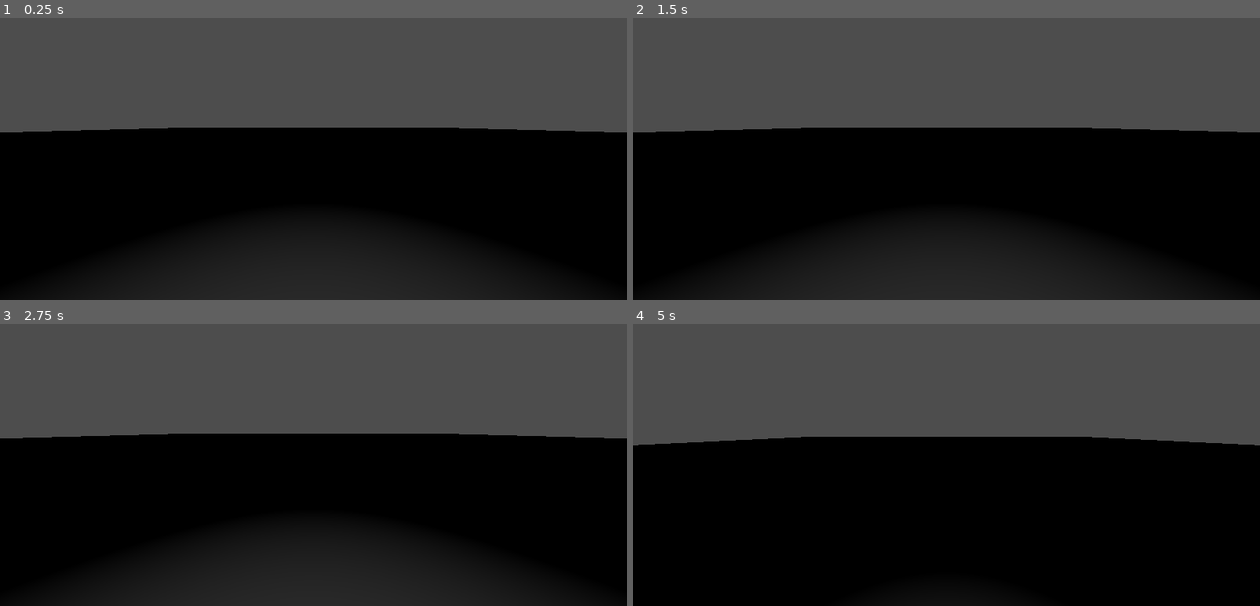
Above: before the commit, frames 1-4 (two rows, left to right).
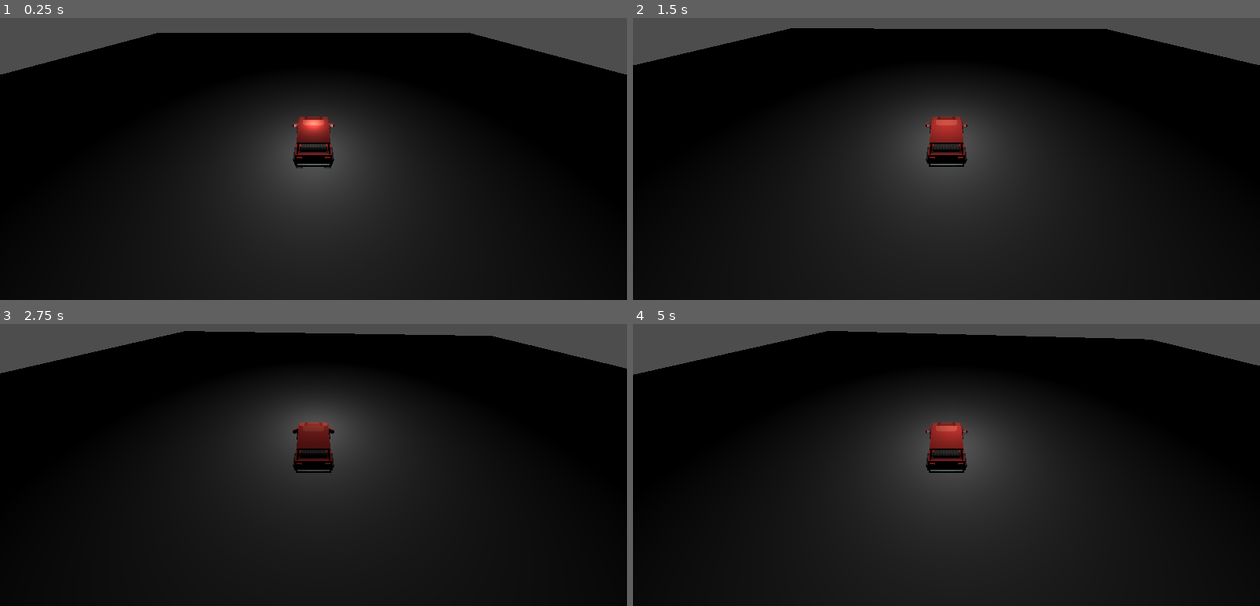
Above: after the commit, the same moments.

Repository: Calverin/Radio-Rideshare
Game: Godot game, scene res://Scenes/root.tscn
Same seed, same stepped clock (60 frames per second), same inputs: the game is played once before the commit and once after it.
Inputs:
- Up to frame 1 (0.25 s): no input
- Up to frame 2 (1.5 s): tap Enter (ui_accept) at 0.5, 0.77 s; hold D (steer_right, bound only after the commit) 0.53-1.28 s; hold Shift (reverse, bound only after the commit) from 1.28 s (still down)
- Up to frame 3 (2.75 s): tap Enter (ui_accept) at 1.52 s; release Shift (reverse, bound only after the commit) at 2.03 s; hold D (steer_right, bound only after the commit) from 2.03 s (still down)
- Up to frame 4 (5 s): release D (steer_right, bound only after the commit) at 2.78 s; hold W (accelerate, bound only after the commit) 2.78-3.53 s; tap Enter (ui_accept) at 3.02, 3.77, 4.52 s; hold A (steer_left, bound only after the commit) from 3.53 s (still down)

The runs differ from the first frame. In frame 1, 43% of the frame differs, in the area x 0-100%, y 5-75%; in frame 2, 46%; in frame 3, 42%; in frame 4, 56%, in the area x 0-100%, y 2-99%.

Commit message:
Basic Car
Model by Wackyblocks

Diff:
--- /dev/null
+++ b/Scenes/car.tscn
@@ -0,0 +1,44 @@
+[gd_scene load_steps=5 format=3 uid="uid://c1klncb1e6jt8"]
+
+[ext_resource type="PackedScene" uid="uid://1kpirt3v7k8g" path="res://Assets/Car/car_mini.gltf" id="1_aaytl"]
+[ext_resource type="Script" path="res://Scripts/car.gd" id="1_oamc2"]
+[ext_resource type="PackedScene" uid="uid://dy5gwgs8wnr7o" path="res://Scenes/car_wheel.tscn" id="2_igjln"]
+
+[sub_resource type="BoxShape3D" id="BoxShape3D_0wcon"]
+size = Vector3(2.4, 1.9, 4.5)
+
+[node name="Car" type="VehicleBody3D"]
+center_of_mass_mode = 1
+center_of_mass = Vector3(0, -1, 0)
+can_sleep = false
+continuous_cd = true
+script = ExtResource("1_oamc2")
+
+[node name="CollisionShape3D" type="CollisionShape3D" parent="."]
+transform = Transform3D(1, 0, 0, 0, 1, 0, 0, 0, 1, 0, 1.449, 0.0500001)
+shape = SubResource("BoxShape3D_0wcon")
+
+[node name="Model" parent="." instance=ExtResource("1_aaytl")]
+
+[node name="Wheel" parent="." instance=ExtResource("2_igjln")]
+transform = Transform3D(-1, 0, -8.74228e-08, 0, 1, 0, 8.74228e-08, 0, -1, -1, 0.4, -1.375)
+use_as_traction = true
+use_as_steering = true
+
+[node name="Wheel2" parent="." instance=ExtResource("2_igjln")]
+transform = Transform3D(-1, 0, -8.74228e-08, 0, 1, 0, 8.74228e-08, 0, -1, 1, 0.4, -1.375)
+use_as_traction = true
+use_as_steering = true
+
+[node name="Wheel3" parent="." instance=ExtResource("2_igjln")]
+transform = Transform3D(-1, 0, -8.74228e-08, 0, 1, 0, 8.74228e-08, 0, -1, -1, 0.4, 1.5)
+use_as_traction = true
+
+[node name="Wheel4" parent="." instance=ExtResource("2_igjln")]
+transform = Transform3D(-1, 0, -8.74228e-08, 0, 1, 0, 8.74228e-08, 0, -1, 1, 0.4, 1.5)
+use_as_traction = true
+
+[node name="Camera3D" type="Camera3D" parent="."]
+transform = Transform3D(1, 0, 0, 0, 0.77188, 0.635768, 0, -0.635768, 0.77188, 0, 9.62921, 8.83538)
+current = true
+fov = 95.0
--- /dev/null
+++ b/Scenes/car_wheel.tscn
@@ -0,0 +1,8 @@
+[gd_scene load_steps=2 format=3 uid="uid://dy5gwgs8wnr7o"]
+
+[ext_resource type="PackedScene" uid="uid://dxdjj04nuiv6f" path="res://Assets/Car/car_tire.gltf" id="1_77v5j"]
+
+[node name="Wheel" type="VehicleWheel3D"]
+transform = Transform3D(-1, 0, -8.74228e-08, 0, 1, 0, 8.74228e-08, 0, -1, 0, 0, 0)
+
+[node name="Model" parent="." instance=ExtResource("1_77v5j")]
--- a/Scenes/root.tscn
+++ b/Scenes/root.tscn
@@ -1,6 +1,7 @@
-[gd_scene load_steps=4 format=3 uid="uid://bp3hb20j374vw"]
+[gd_scene load_steps=5 format=3 uid="uid://bp3hb20j374vw"]
 
-[ext_resource type="PackedScene" uid="uid://dphiyx3qmtajw" path="res://Scenes/player.tscn" id="1_ley1m"]
+[ext_resource type="PackedScene" uid="uid://c1klncb1e6jt8" path="res://Scenes/car.tscn" id="2_f441o"]
+[ext_resource type="Script" path="res://Scripts/ground.gd" id="2_kosd8"]
 
 [sub_resource type="BoxShape3D" id="BoxShape3D_tn7p2"]
 size = Vector3(100, 0.1, 100)
@@ -18,10 +19,14 @@
 
 [node name="World" type="Node3D" parent="."]
 
-[node name="Player" parent="World" instance=ExtResource("1_ley1m")]
-transform = Transform3D(1, 0, 0, 0, 1, 0, 0, 0, 1, 0, 1.14562, 0)
-
 [node name="Ground" type="StaticBody3D" parent="World"]
+axis_lock_linear_x = true
+axis_lock_linear_y = true
+axis_lock_linear_z = true
+axis_lock_angular_x = true
+axis_lock_angular_y = true
+axis_lock_angular_z = true
+script = ExtResource("2_kosd8")
 
 [node name="CollisionShape3D" type="CollisionShape3D" parent="World/Ground"]
 shape = SubResource("BoxShape3D_tn7p2")
@@ -31,3 +36,7 @@
 
 [node name="OmniLight3D" type="OmniLight3D" parent="World"]
 transform = Transform3D(1, 0, 0, 0, 1, 0, 0, 0, 1, 0, 3.46932, 0)
+omni_range = 24.755
+
+[node name="Car" parent="World" instance=ExtResource("2_f441o")]
+transform = Transform3D(1, 0, 0, 0, 1, 0, 0, 0, 1, 0, 1, 0)
--- /dev/null
+++ b/Scripts/car.gd
@@ -0,0 +1,50 @@
+extends VehicleBody3D
+
+const STEER_SPEED = 1.5
+const STEER_LIMIT = 0.4
+const BRAKE_STRENGTH = 2.0
+
+@export var engine_force_value := 40.0
+
+var previous_speed := linear_velocity.length()
+var _steer_target := 0.0
+
+func _physics_process(delta: float):
+	var fwd_mps := (linear_velocity * transform.basis).x
+
+	_steer_target = Input.get_axis("steer_right", "steer_left")
+	_steer_target *= STEER_LIMIT
+
+	if abs(linear_velocity.length() - previous_speed) > 1.0:
+		Input.vibrate_handheld(100)
+		for joypad in Input.get_connected_joypads():
+			Input.start_joy_vibration(joypad, 0.0, 0.5, 0.1)
+
+	if Input.is_action_pressed("accelerate"):
+		# Increase engine force at low speeds to make the initial acceleration faster.
+		var speed := linear_velocity.length()
+		if speed < 5.0 and not is_zero_approx(speed):
+			engine_force = clampf(engine_force_value * 5.0 / speed, 0.0, 100.0)
+		else:
+			engine_force = engine_force_value
+
+		#if not DisplayServer.is_touchscreen_available():
+			# Apply analog throttle factor for more subtle acceleration if not fully holding down the trigger.
+			#engine_force *= Input.get_action_strength("accelerate")
+	else:
+		engine_force = 0.0
+
+	if Input.is_action_pressed("reverse"):
+		# Increase engine force at low speeds to make the initial reversing faster.
+		var speed := linear_velocity.length()
+		if speed < 5.0 and not is_zero_approx(speed):
+			engine_force = -clampf(engine_force_value * BRAKE_STRENGTH * 5.0 / speed, 0.0, 100.0)
+		else:
+			engine_force = -engine_force_value * BRAKE_STRENGTH
+
+		# Apply analog brake factor for more subtle braking if not fully holding down the trigger.
+		engine_force *= Input.get_action_strength("reverse")
+
+	steering = move_toward(steering, _steer_target, STEER_SPEED * delta)
+
+	previous_speed = linear_velocity.length()
--- /dev/null
+++ b/Scripts/ground.gd
@@ -0,0 +1,16 @@
+extends StaticBody3D
+
+
+# Called when the node enters the scene tree for the first time.
+func _ready() -> void:
+	pass # Replace with function body.
+
+
+# Called every frame. 'delta' is the elapsed time since the previous frame.
+func _process(delta: float) -> void:
+	pass
+
+func _physics_process(delta: float) -> void:
+	var collision = move_and_collide(Vector3.ZERO)
+	if collision:
+		print(collision.get_collider().name)
--- a/project.godot
+++ b/project.godot
@@ -18,3 +18,32 @@
 [dotnet]
 
 project/assembly_name="Radio-Rideshare"
+
+[input]
+
+steer_right={
+"deadzone": 0.5,
+"events": [Object(InputEventKey,"resource_local_to_scene":false,"resource_name":"","device":-1,"window_id":0,"alt_pressed":false,"shift_pressed":false,"ctrl_pressed":false,"meta_pressed":false,"pressed":false,"keycode":0,"physical_keycode":68,"key_label":0,"unicode":100,"location":0,"echo":false,"script":null)
+, Object(InputEventKey,"resource_local_to_scene":false,"resource_name":"","device":-1,"window_id":0,"alt_pressed":false,"shift_pressed":false,"ctrl_pressed":false,"meta_pressed":false,"pressed":false,"keycode":0,"physical_keycode":4194321,"key_label":0,"unicode":0,"location":0,"echo":false,"script":null)
+]
+}
+steer_left={
+"deadzone": 0.5,
+"events": [Object(InputEventKey,"resource_local_to_scene":false,"resource_name":"","device":-1,"window_id":0,"alt_pressed":false,"shift_pressed":false,"ctrl_pressed":false,"meta_pressed":false,"pressed":false,"keycode":0,"physical_keycode":65,"key_label":0,"unicode":97,"location":0,"echo":false,"script":null)
+, Object(InputEventKey,"resource_local_to_scene":false,"resource_name":"","device":-1,"window_id":0,"alt_pressed":false,"shift_pressed":false,"ctrl_pressed":false,"meta_pressed":false,"pressed":false,"keycode":0,"physical_keycode":4194319,"key_label":0,"unicode":0,"location":0,"echo":false,"script":null)
+]
+}
+accelerate={
+"deadzone": 0.5,
+"events": [Object(InputEventKey,"resource_local_to_scene":false,"resource_name":"","device":-1,"window_id":0,"alt_pressed":false,"shift_pressed":false,"ctrl_pressed":false,"meta_pressed":false,"pressed":false,"keycode":0,"physical_keycode":87,"key_label":0,"unicode":119,"location":0,"echo":false,"script":null)
+, Object(InputEventKey,"resource_local_to_scene":false,"resource_name":"","device":-1,"window_id":0,"alt_pressed":false,"shift_pressed":false,"ctrl_pressed":false,"meta_pressed":false,"pressed":false,"keycode":0,"physical_keycode":4194320,"key_label":0,"unicode":0,"location":0,"echo":false,"script":null)
+, Object(InputEventKey,"resource_local_to_scene":false,"resource_name":"","device":-1,"window_id":0,"alt_pressed":false,"shift_pressed":false,"ctrl_pressed":false,"meta_pressed":false,"pressed":false,"keycode":0,"physical_keycode":32,"key_label":0,"unicode":32,"location":0,"echo":false,"script":null)
+]
+}
+reverse={
+"deadzone": 0.5,
+"events": [Object(InputEventKey,"resource_local_to_scene":false,"resource_name":"","device":-1,"window_id":0,"alt_pressed":false,"shift_pressed":false,"ctrl_pressed":false,"meta_pressed":false,"pressed":false,"keycode":0,"physical_keycode":4194325,"key_label":0,"unicode":0,"location":0,"echo":false,"script":null)
+, Object(InputEventKey,"resource_local_to_scene":false,"resource_name":"","device":-1,"window_id":0,"alt_pressed":false,"shift_pressed":false,"ctrl_pressed":false,"meta_pressed":false,"pressed":false,"keycode":0,"physical_keycode":83,"key_label":0,"unicode":115,"location":0,"echo":false,"script":null)
+, Object(InputEventKey,"resource_local_to_scene":false,"resource_name":"","device":-1,"window_id":0,"alt_pressed":false,"shift_pressed":false,"ctrl_pressed":false,"meta_pressed":false,"pressed":false,"keycode":0,"physical_keycode":4194322,"key_label":0,"unicode":0,"location":0,"echo":false,"script":null)
+]
+}
Not shown, added: Assets/Car/car_mini.gltf
Not shown, added: Assets/Car/car_mini.gltf.import
Binary file added: Assets/Car/car_mini_0.png
Not shown, added: Assets/Car/car_mini_0.png.import
Not shown, added: Assets/Car/car_tire.gltf
Not shown, added: Assets/Car/car_tire.gltf.import
Binary file added: Assets/Car/car_tire_0.png
Not shown, added: Assets/Car/car_tire_0.png.import
